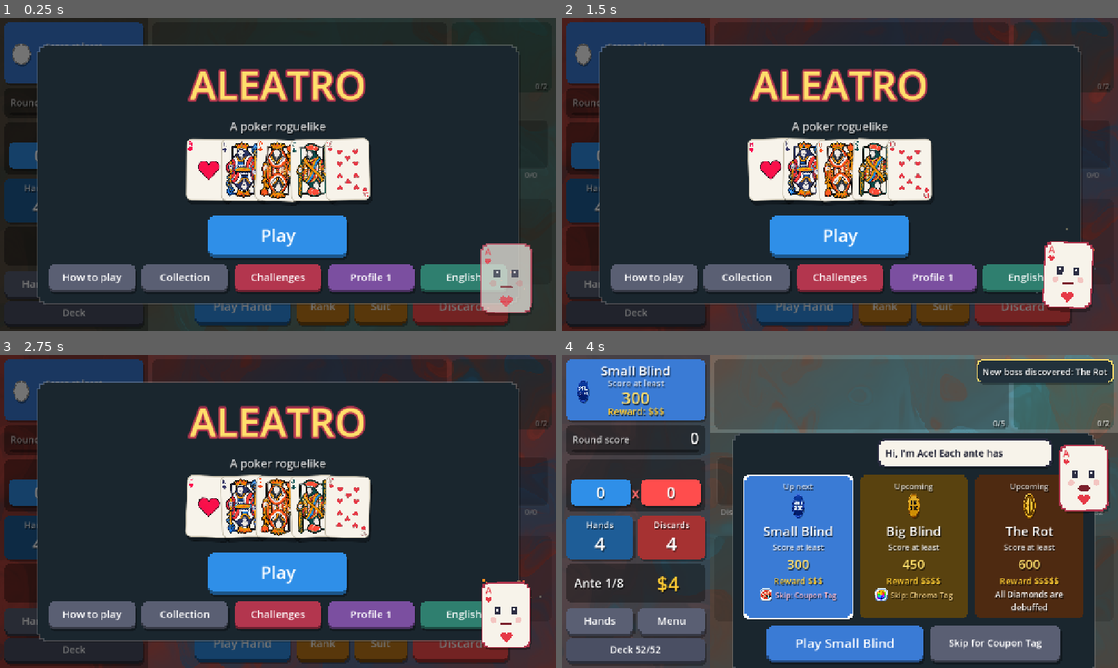
Above: before the commit, frames 1-4 (two rows, left to right).
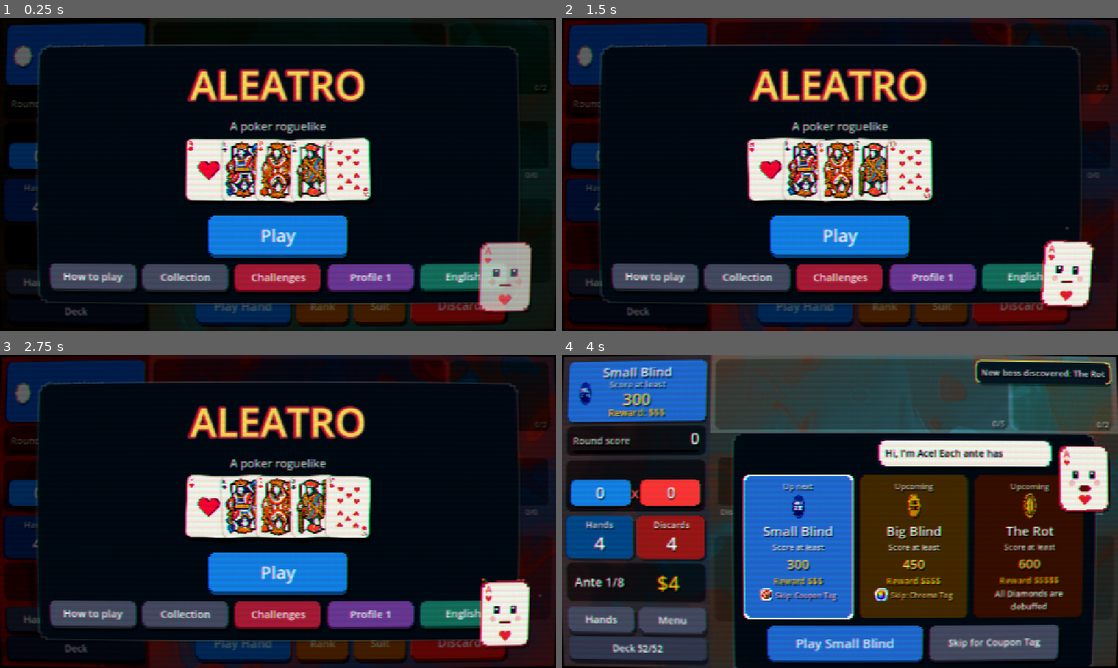
Above: after the commit, the same moments.

Repository: Yassineallach/schoolmaroc
Game: Godot game, scene res://scenes/main.tscn
The game is run twice, just before and just after one commit, with the same random seed, the same clock (stepped at 60 frames per second) and the same inputs.
Inputs:
- Up to frame 1 (0.25 s): no input
- Up to frame 2 (1.5 s): click "Menu" at 0.5 s; click "Play Hand" at 1.25 s
- Up to frame 3 (2.75 s): click "Play Hand" at 2 s
- Up to frame 4 (4 s): click "Play" at 2.75 s; click "Play" at 3.5 s

The runs differ from the first frame. In frame 1, 91% of the frame differs, in the area x 0-100%, y 0-100%; in frame 2, 92%; in frame 3, 92%; in frame 4, 93%.

Commit message:
Screen: Balatro's CRT pass (CRT.fs)
shaders/crt.gdshader ports CRT.fs and runs over the whole screen last,
from a top canvas layer reading the screen texture: the slight barrel
bend with dark corners, phosphor scanlines, horizontal colour fringing,
grain and Balatro's contrast correction (bloom and glitch kept, but off as
in its defaults). The values follow Game:draw from a CRT setting (default
70, used at 30%). Pause menu: CRT On/Off; its buttons now sit 4 across.

Co-Authored-By: Claude Opus 5.5 <noreply@anthropic.com>
Claude-Session: https://claude.ai/code/session_01LZR5ftoCVRtdXjWmfvUKYt

Diff:
--- a/aleatro/locale/ar.json
+++ b/aleatro/locale/ar.json
@@ -220,6 +220,8 @@
 "Buy 20 playing cards from the shop": "اشترِ 20 بطاقة لعب من المتجر",
 "Buy 50 Runes from the shop": "اشترِ 50 روناً من المتجر",
 "Buy 50 Spells from the shop": "اشترِ 50 تعويذة من المتجر",
+"CRT: Off": "CRT: متوقف",
+"CRT: On": "CRT: يعمل",
 "Calling Card": "بطاقة التعريف",
 "Card Pack": "حزمة بطاقات",
 "Card Shark": "قرش الورق",
@@ -992,6 +994,7 @@
 "The next plain charm in the shop is free and Negative": "التميمة العادية التالية في المتجر مجانية وسالبة",
 "The next shop has a free Rare charm": "في المتجر التالي تميمة نادرة مجانية",
 "The next shop has a free Uncommon charm": "في المتجر التالي تميمة غير شائعة مجانية",
+"The old-screen look: slight curve, scanlines and grain": "مظهر الشاشة القديمة: انحناء خفيف وخطوط مسح وتشويش",
 "The shop sells no charms": "المتجر لا يبيع التمائم",
 "Thin Mint": "حلوى النعناع",
 "Three of a Kind": "ثلاثية",
--- a/aleatro/locale/de.json
+++ b/aleatro/locale/de.json
@@ -220,6 +220,8 @@
 "Buy 20 playing cards from the shop": "Kaufe 20 Spielkarten im Laden",
 "Buy 50 Runes from the shop": "Kaufe 50 Runen im Laden",
 "Buy 50 Spells from the shop": "Kaufe 50 Zauber im Laden",
+"CRT: Off": "CRT: Aus",
+"CRT: On": "CRT: An",
 "Calling Card": "Visitenkarte",
 "Card Pack": "Karten-Pack",
 "Card Shark": "Kartenhai",
@@ -992,6 +994,7 @@
 "The next plain charm in the shop is free and Negative": "Der nächste einfache Talisman im Laden ist gratis und negativ",
 "The next shop has a free Rare charm": "Der nächste Laden hat einen kostenlosen seltenen Talisman",
 "The next shop has a free Uncommon charm": "Der nächste Laden hat einen kostenlosen ungewöhnlichen Talisman",
+"The old-screen look: slight curve, scanlines and grain": "Röhrenbildschirm-Look: leichte Wölbung, Scanlines und Körnung",
 "The shop sells no charms": "Der Laden verkauft keine Talismane",
 "Thin Mint": "Pfefferminz",
 "Three of a Kind": "Drilling",
--- a/aleatro/locale/es.json
+++ b/aleatro/locale/es.json
@@ -220,6 +220,8 @@
 "Buy 20 playing cards from the shop": "Compra 20 cartas de juego en la tienda",
 "Buy 50 Runes from the shop": "Compra 50 Runas en la tienda",
 "Buy 50 Spells from the shop": "Compra 50 Hechizos en la tienda",
+"CRT: Off": "CRT: no",
+"CRT: On": "CRT: sí",
 "Calling Card": "Tarjeta de visita",
 "Card Pack": "Sobre de cartas",
 "Card Shark": "Tiburón de cartas",
@@ -992,6 +994,7 @@
 "The next plain charm in the shop is free and Negative": "El próximo amuleto simple de la tienda es gratis y Negativo",
 "The next shop has a free Rare charm": "La próxima tienda tiene un amuleto raro gratis",
 "The next shop has a free Uncommon charm": "La próxima tienda tiene un amuleto poco común gratis",
+"The old-screen look: slight curve, scanlines and grain": "El aspecto de pantalla antigua: ligera curva, líneas de escaneo y grano",
 "The shop sells no charms": "La tienda no vende amuletos",
 "Thin Mint": "Pastilla de menta",
 "Three of a Kind": "Trío",
--- a/aleatro/locale/fr.json
+++ b/aleatro/locale/fr.json
@@ -220,6 +220,8 @@
 "Buy 20 playing cards from the shop": "Achetez 20 cartes à jouer en boutique",
 "Buy 50 Runes from the shop": "Achetez 50 Runes en boutique",
 "Buy 50 Spells from the shop": "Achetez 50 Sorts en boutique",
+"CRT: Off": "CRT : non",
+"CRT: On": "CRT : oui",
 "Calling Card": "Carte de visite",
 "Card Pack": "Pochette de cartes",
 "Card Shark": "Requin des cartes",
@@ -992,6 +994,7 @@
 "The next plain charm in the shop is free and Negative": "Le prochain charme simple de la boutique est gratuit et Négatif",
 "The next shop has a free Rare charm": "La prochaine boutique a un charme rare gratuit",
 "The next shop has a free Uncommon charm": "La prochaine boutique a un charme peu commun gratuit",
+"The old-screen look: slight curve, scanlines and grain": "L'aspect vieil écran : légère courbure, lignes de balayage et grain",
 "The shop sells no charms": "La boutique ne vend aucun charme",
 "Thin Mint": "Pastille de menthe",
 "Three of a Kind": "Brelan",
--- a/aleatro/locale/it.json
+++ b/aleatro/locale/it.json
@@ -220,6 +220,8 @@
 "Buy 20 playing cards from the shop": "Compra 20 carte da gioco nel negozio",
 "Buy 50 Runes from the shop": "Compra 50 Rune nel negozio",
 "Buy 50 Spells from the shop": "Compra 50 Incantesimi nel negozio",
+"CRT: Off": "CRT: no",
+"CRT: On": "CRT: sì",
 "Calling Card": "Biglietto da visita",
 "Card Pack": "Busta di carte",
 "Card Shark": "Squalo delle carte",
@@ -992,6 +994,7 @@
 "The next plain charm in the shop is free and Negative": "Il prossimo amuleto semplice del negozio è gratis e Negativo",
 "The next shop has a free Rare charm": "Il prossimo negozio ha un amuleto raro gratis",
 "The next shop has a free Uncommon charm": "Il prossimo negozio ha un amuleto non comune gratis",
+"The old-screen look: slight curve, scanlines and grain": "L'aspetto da vecchio schermo: leggera curvatura, linee di scansione e grana",
 "The shop sells no charms": "Il negozio non vende amuleti",
 "Thin Mint": "Mentina",
 "Three of a Kind": "Tris",
--- a/aleatro/locale/ja.json
+++ b/aleatro/locale/ja.json
@@ -220,6 +220,8 @@
 "Buy 20 playing cards from the shop": "ショップでトランプを20枚買う",
 "Buy 50 Runes from the shop": "ショップでルーンを50個買う",
 "Buy 50 Spells from the shop": "ショップでスペルを50個買う",
+"CRT: Off": "CRT：オフ",
+"CRT: On": "CRT：オン",
 "Calling Card": "名刺",
 "Card Pack": "カードパック",
 "Card Shark": "カードシャーク",
@@ -992,6 +994,7 @@
 "The next plain charm in the shop is free and Negative": "ショップの次の素のチャームが無料でネガティブになる",
 "The next shop has a free Rare charm": "次のショップに無料のレアチャームが並ぶ",
 "The next shop has a free Uncommon charm": "次のショップに無料のアンコモンチャームが並ぶ",
+"The old-screen look: slight curve, scanlines and grain": "ブラウン管風の見た目：わずかな湾曲、走査線、ノイズ",
 "The shop sells no charms": "ショップでチャームを売らない",
 "Thin Mint": "薄荷",
 "Three of a Kind": "スリーカード",
--- a/aleatro/locale/ko.json
+++ b/aleatro/locale/ko.json
@@ -220,6 +220,8 @@
 "Buy 20 playing cards from the shop": "상점에서 트럼프 카드 20장 사기",
 "Buy 50 Runes from the shop": "상점에서 룬 50개 사기",
 "Buy 50 Spells from the shop": "상점에서 주문 50개 사기",
+"CRT: Off": "CRT: 꺼짐",
+"CRT: On": "CRT: 켜짐",
 "Calling Card": "명함",
 "Card Pack": "카드 팩",
 "Card Shark": "카드 상어",
@@ -992,6 +994,7 @@
 "The next plain charm in the shop is free and Negative": "상점의 다음 일반 부적이 무료이며 네거티브",
 "The next shop has a free Rare charm": "다음 상점에 무료 희귀 부적이 있다",
 "The next shop has a free Uncommon charm": "다음 상점에 무료 고급 부적이 있다",
+"The old-screen look: slight curve, scanlines and grain": "옛날 화면 느낌: 살짝 휜 화면, 주사선, 노이즈",
 "The shop sells no charms": "상점에서 부적을 팔지 않음",
 "Thin Mint": "박하사탕",
 "Three of a Kind": "트리플",
--- a/aleatro/locale/pt_BR.json
+++ b/aleatro/locale/pt_BR.json
@@ -220,6 +220,8 @@
 "Buy 20 playing cards from the shop": "Compre 20 cartas de jogo na loja",
 "Buy 50 Runes from the shop": "Compre 50 Runas na loja",
 "Buy 50 Spells from the shop": "Compre 50 Feitiços na loja",
+"CRT: Off": "CRT: desligado",
+"CRT: On": "CRT: ligado",
 "Calling Card": "Cartão de visita",
 "Card Pack": "Pacote de cartas",
 "Card Shark": "Tubarão das cartas",
@@ -992,6 +994,7 @@
 "The next plain charm in the shop is free and Negative": "O próximo amuleto simples da loja é grátis e Negativo",
 "The next shop has a free Rare charm": "A próxima loja tem um amuleto raro grátis",
 "The next shop has a free Uncommon charm": "A próxima loja tem um amuleto incomum grátis",
+"The old-screen look: slight curve, scanlines and grain": "O visual de tela antiga: leve curvatura, linhas de varredura e granulado",
 "The shop sells no charms": "A loja não vende amuletos",
 "Thin Mint": "Pastilha de menta",
 "Three of a Kind": "Trinca",
--- a/aleatro/locale/zh_CN.json
+++ b/aleatro/locale/zh_CN.json
@@ -220,6 +220,8 @@
 "Buy 20 playing cards from the shop": "从商店购买20张扑克牌",
 "Buy 50 Runes from the shop": "从商店购买50个符文",
 "Buy 50 Spells from the shop": "从商店购买50个法术",
+"CRT: Off": "CRT：关",
+"CRT: On": "CRT：开",
 "Calling Card": "名片",
 "Card Pack": "卡牌包",
 "Card Shark": "牌鲨",
@@ -992,6 +994,7 @@
 "The next plain charm in the shop is free and Negative": "商店中下一个普通护符免费且为负片",
 "The next shop has a free Rare charm": "下一个商店有一个免费的稀有护符",
 "The next shop has a free Uncommon charm": "下一个商店有一个免费的罕见护符",
+"The old-screen look: slight curve, scanlines and grain": "老式屏幕效果：轻微弯曲、扫描线和噪点",
 "The shop sells no charms": "商店不出售护符",
 "Thin Mint": "薄荷糖",
 "Three of a Kind": "三条",
--- a/aleatro/scripts/main.gd
+++ b/aleatro/scripts/main.gd
@@ -66,6 +66,7 @@
 var _bg_tween: Tween
 var bg_spin := {"real": 0.0, "eased": 0.0, "amount": 0.0}
 var bg_spin_time := 0.0
+var crt_rect: ColorRect  # Balatro's CRT pass over the whole screen
 var _shop_cells: Array = []  # see _shop_cell
 var shop_sign: Control = null
 var _overlay_full := false
@@ -84,7 +85,7 @@
 var stats := STAT_DEFAULTS.duplicate()
 var saves: SaveManager
 var profile_data := {}
-var settings := {"master": 80.0, "music": 70.0, "sfx": 85.0, "vibration": true, "speed": 1.0, "reduced_motion": false, "language": "auto"}
+var settings := {"master": 80.0, "music": 70.0, "sfx": 85.0, "vibration": true, "speed": 1.0, "reduced_motion": false, "language": "auto", "crt": 70.0}
 var on_title := false
 var sidebar_buttons: Array = []
 var pad: PadInput
@@ -124,6 +125,17 @@
 	add_child(pad)
 	debug_boxes = DebugBoxes.new(self)
 	add_child(debug_boxes)
+	# drawn over everything, last, like Balatro's CRT canvas pass
+	var crt_layer := CanvasLayer.new()
+	crt_layer.layer = 128
+	add_child(crt_layer)
+	crt_rect = ColorRect.new()
+	crt_rect.set_anchors_preset(Control.PRESET_FULL_RECT)
+	crt_rect.mouse_filter = Control.MOUSE_FILTER_IGNORE
+	crt_rect.material = ShaderMaterial.new()
+	crt_rect.material.shader = load("res://shaders/crt.gdshader")
+	crt_layer.add_child(crt_rect)
+	_apply_crt()
 	get_viewport().size_changed.connect(_on_resize)
 	_on_resize()
 	show_title()
@@ -334,6 +346,7 @@
 
 
 func _on_resize() -> void:
+	_apply_crt()
 	var s := get_viewport_rect().size
 	vw = s.x
 	vh = s.y
@@ -3217,7 +3230,23 @@
 	tw.tween_callback(p.queue_free)
 
 
+## The CRT pass, set as Balatro's Game:draw does from its CRT setting
+## (0-100, default 70, used at 30%); bloom stays off as in its defaults.
+func _apply_crt() -> void:
+	if crt_rect == null:
+		return
+	var c: float = settings.crt * 0.3
+	crt_rect.visible = c > 0.0
+	var m: ShaderMaterial = crt_rect.material
+	m.set_shader_parameter("distortion_fac", Vector2(1.0 + 0.07 * c / 100.0, 1.0 + 0.1 * c / 100.0))
+	m.set_shader_parameter("scale_fac", Vector2(1.0 - 0.008 * c / 100.0, 1.0 - 0.008 * c / 100.0))
+	m.set_shader_parameter("noise_fac", 0.001 * c / 100.0)
+	m.set_shader_parameter("crt_intensity", 0.16 * c / 100.0)
+	m.set_shader_parameter("scanlines", get_window().size.y * 0.75)
+
+
 func _apply_settings() -> void:
+	_apply_crt()
 	Music.apply_volumes(settings.master, settings.music, settings.sfx)
 	Engine.time_scale = settings.speed
 	Glide.calm = settings.reduced_motion
@@ -3552,7 +3581,7 @@
 	music.set_muffled(true)
 	sfx.play("pause_open")
 	var title: String = "Paused" + ("  -  " + Data.challenge_def(gs.challenge).name if gs != null and gs.challenge != "" else "")
-	var opt := {"color": Color("5a5f73"), "min": Vector2(300, 64), "size": 24}
+	var opt := {"color": Color("5a5f73"), "min": Vector2(250, 64), "size": 22}
 	var b := func(text: String, cb: Callable, extra := {}) -> Dictionary:
 		var d := opt.duplicate()
 		d.merge({"button": text, "on": cb})
@@ -3580,6 +3609,11 @@
 				_apply_settings()
 				_save_stats()
 				show_menu(), {"color": Color("4a6fa5"), "tooltip": "Reduced turns off screen shake, wobble, lean and idle sway"}),
+			b.call("CRT: On" if settings.crt > 0 else "CRT: Off", func():
+				settings.crt = 0.0 if settings.crt > 0 else 70.0
+				_apply_settings()
+				_save_stats()
+				show_menu(), {"color": Color("4a6fa5"), "tooltip": "The old-screen look: slight curve, scanlines and grain"}),
 			b.call("How to play", show_help),
 			b.call("Collection", show_collection),
 			b.call("Language", show_language),
@@ -3596,6 +3630,6 @@
 				close_modal()
 				clear_hand_views()
 				show_title(), {"color": Color("7b4fa0"), "hold": 0.8}),
-		], "columns": 3, "sep": 14},
+		], "columns": 4, "sep": 14},
 		{"button": "Resume", "color": Data.CHIP_COLOR, "on": close_modal, "min": Vector2(320, 76), "size": 30},
 	]}))
--- /dev/null
+++ b/aleatro/shaders/crt.gdshader
@@ -0,0 +1,112 @@
+shader_type canvas_item;
+
+// Balatro's CRT.fs, ported: drawn over the whole screen last, it bends the
+// picture slightly, adds scanlines, a hint of colour fringing, grain and
+// (optionally) bloom. Uniforms as Game:draw sends them; see main.gd
+// _apply_crt for the values its settings give.
+
+uniform sampler2D screen_tex : hint_screen_texture, filter_linear;
+uniform vec2 distortion_fac = vec2(1.0147, 1.021);
+uniform vec2 scale_fac = vec2(0.99832, 0.99832);
+uniform float feather_fac = 0.01;
+uniform float noise_fac = 0.00021;
+uniform float bloom_fac = 0.0;
+uniform float crt_intensity = 0.0336;
+uniform float glitch_intensity = 0.0;
+uniform float scanlines = 540.0;
+
+const float BUFF = 0.01;
+const int BLOOM_AMT = 3;
+
+void fragment() {
+	vec2 screen = 1.0 / SCREEN_PIXEL_SIZE;
+	float time = 400.0 + TIME;
+	vec2 tc = SCREEN_UV;
+
+	// recentre, then bulge from the middle
+	tc = tc * 2.0 - vec2(1.0);
+	tc *= scale_fac;
+	tc += (tc.yx * tc.yx) * tc * (distortion_fac - 1.0);
+	// smooth fade to black at the edge
+	float mask = (1.0 - smoothstep(1.0 - feather_fac, 1.0, abs(tc.x) - BUFF))
+			* (1.0 - smoothstep(1.0 - feather_fac, 1.0, abs(tc.y) - BUFF));
+	tc = (tc + vec2(1.0)) / 2.0;
+
+	// horizontal glitch offsets (Balatro sends 0, so normally off)
+	float offset_l = 0.0;
+	float offset_r = 0.0;
+	if (glitch_intensity > 0.01) {
+		float timefac = 3.0 * time;
+		offset_l = 50.0 * (-3.5 + sin(timefac * 0.512 + tc.y * 40.0) + sin(-timefac * 0.8233 + tc.y * 81.532)
+				+ sin(timefac * 0.333 + tc.y * 30.3) + sin(-timefac * 0.1112331 + tc.y * 13.0));
+		offset_r = -50.0 * (-3.5 + sin(timefac * 0.6924 + tc.y * 29.0) + sin(-timefac * 0.9661 + tc.y * 41.532)
+				+ sin(timefac * 0.4423 + tc.y * 40.3) + sin(-timefac * 0.13321312 + tc.y * 11.0));
+		if (glitch_intensity > 1.0) {
+			offset_l = 50.0 * (-1.5 + sin(timefac * 0.512 + tc.y * 4.0) + sin(-timefac * 0.8233 + tc.y * 1.532)
+					+ sin(timefac * 0.333 + tc.y * 3.3) + sin(-timefac * 0.1112331 + tc.y * 1.0));
+			offset_r = -50.0 * (-1.5 + sin(timefac * 0.6924 + tc.y * 19.0) + sin(-timefac * 0.9661 + tc.y * 21.532)
+					+ sin(timefac * 0.4423 + tc.y * 20.3) + sin(-timefac * 0.13321312 + tc.y * 5.0));
+		}
+		tc.x = tc.x + 0.001 * glitch_intensity * clamp(offset_l, clamp(offset_r, -1.0, 0.0), 1.0);
+	}
+
+	vec4 crt_tex = texture(screen_tex, tc);
+	float artifact_amplifier = (abs(clamp(offset_l, clamp(offset_r, -1.0, 0.0), 1.0)) * glitch_intensity > 0.9 ? 3.0 : 1.0);
+
+	// horizontal chromatic aberration
+	float crt_amount_adjusted = max(0.0, crt_intensity / (0.16 * 0.3)) * artifact_amplifier;
+	if (crt_amount_adjusted > 0.0000001) {
+		float shift = 0.0005 * (1.0 + 10.0 * (artifact_amplifier - 1.0)) * 1600.0 / screen.x;
+		crt_tex.r = crt_tex.r * (1.0 - crt_amount_adjusted) + crt_amount_adjusted * texture(screen_tex, tc + vec2(shift, 0.0)).r;
+		crt_tex.g = crt_tex.g * (1.0 - crt_amount_adjusted) + crt_amount_adjusted * texture(screen_tex, tc + vec2(-shift, 0.0)).g;
+	}
+	vec3 rgb_result = crt_tex.rgb * (1.0 - crt_intensity * artifact_amplifier);
+
+	// glitch colour bands
+	if (sin(time + tc.y * 200.0) > 0.85) {
+		if (offset_l < 0.99 && offset_l > 0.01) rgb_result.r = rgb_result.g * 1.5;
+		if (offset_r > -0.99 && offset_r < -0.01) rgb_result.g = rgb_result.r * 1.5;
+	}
+
+	// the scanline / phosphor overlay
+	vec3 rgb_scanline = vec3(
+		clamp(-0.3 + 2.0 * sin(tc.y * scanlines - 3.14 / 4.0) - 0.8 * clamp(sin(tc.x * scanlines * 4.0), 0.4, 1.0), -1.0, 2.0),
+		clamp(-0.3 + 2.0 * cos(tc.y * scanlines) - 0.8 * clamp(cos(tc.x * scanlines * 4.0), 0.0, 1.0), -1.0, 2.0),
+		clamp(-0.3 + 2.0 * cos(tc.y * scanlines - 3.14 / 3.0) - 0.8 * clamp(cos(tc.x * scanlines * 4.0 - 3.14 / 4.0), 0.0, 1.0), -1.0, 2.0));
+	rgb_result += crt_tex.rgb * rgb_scanline * crt_intensity * artifact_amplifier;
+
+	// grain
+	float x = (tc.x - mod(tc.x, 0.002)) * (tc.y - mod(tc.y, 0.0013)) * time * 1000.0;
+	x = mod(x, 13.0) * mod(x, 123.0);
+	float dx = mod(x, 0.11) / 0.11;
+	float nf = clamp(noise_fac * artifact_amplifier, 0.0, 1.0);
+	rgb_result = (1.0 - nf) * rgb_result + dx * nf * vec3(1.0);
+
+	// contrast and brightness, allowing for bloom
+	rgb_result -= vec3(0.55 - 0.02 * (artifact_amplifier - 1.0 - crt_amount_adjusted * bloom_fac * 0.7));
+	rgb_result = rgb_result * (1.0 + 0.14 + crt_amount_adjusted * (0.012 - bloom_fac * 0.12));
+	rgb_result += vec3(0.5);
+	vec4 final_col = vec4(rgb_result, 1.0);
+
+	// bloom
+	vec4 col = vec4(0.0);
+	float bloom = 0.0;
+	if (bloom_fac > 0.00001 && crt_intensity > 0.000001) {
+		bloom = 0.03 * max(0.0, crt_intensity / (0.16 * 0.3));
+		float bloom_dist = 0.0015 * float(BLOOM_AMT);
+		float cutoff = 0.6;
+		for (int i = -BLOOM_AMT; i <= BLOOM_AMT; ++i) {
+			for (int j = -BLOOM_AMT; j <= BLOOM_AMT; ++j) {
+				vec4 samp = texture(screen_tex, tc + (bloom_dist / float(BLOOM_AMT)) * vec2(float(i), float(j)));
+				samp.r = max(1.0 / (1.0 - cutoff) * samp.r - 1.0 / (1.0 - cutoff) + 1.0, 0.0);
+				samp.g = max(1.0 / (1.0 - cutoff) * samp.g - 1.0 / (1.0 - cutoff) + 1.0, 0.0);
+				samp.b = max(1.0 / (1.0 - cutoff) * samp.b - 1.0 / (1.0 - cutoff) + 1.0, 0.0);
+				col += min(min(samp.r, samp.g), samp.b) * (2.0 - float(abs(float(i + j))) / float(BLOOM_AMT + BLOOM_AMT));
+			}
+		}
+		col /= float(BLOOM_AMT * BLOOM_AMT);
+		col.a = final_col.a;
+	}
+
+	COLOR = vec4(((final_col * (1.0 - bloom) + bloom * col) * mask).rgb, 1.0);
+}
Binary file changed: aleatro/assets/fonts/noto_arabic.ttf
Binary file changed: aleatro/assets/fonts/noto_jp.ttf
Binary file changed: aleatro/assets/fonts/noto_kr.ttf
Binary file changed: aleatro/assets/fonts/noto_sc.ttf
Not shown, added: aleatro/shaders/booster.gdshader.uid
Not shown, added: aleatro/shaders/crt.gdshader.uid
Not shown, changed: aleatro/tools/locale/ar.tsv
Not shown, changed: aleatro/tools/locale/de.tsv
Not shown, changed: aleatro/tools/locale/es.tsv
Not shown, changed: aleatro/tools/locale/fr.tsv
Not shown, changed: aleatro/tools/locale/it.tsv
Not shown, changed: aleatro/tools/locale/ja.tsv
(and 5 more such lines)
